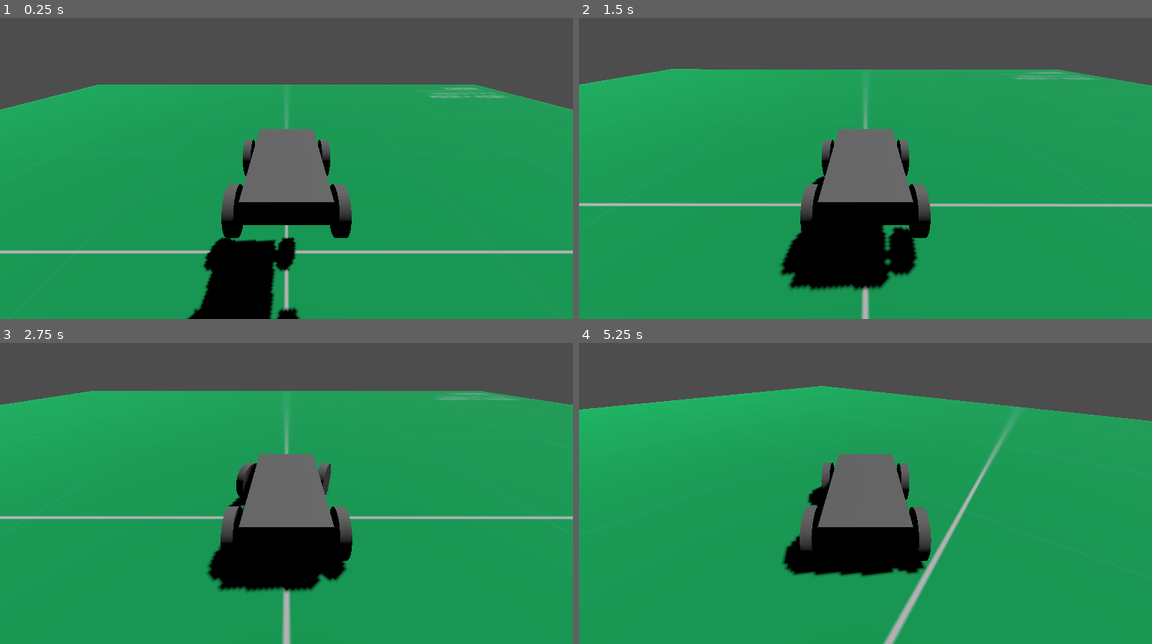
Above: before the commit, frames 1-4 (two rows, left to right).
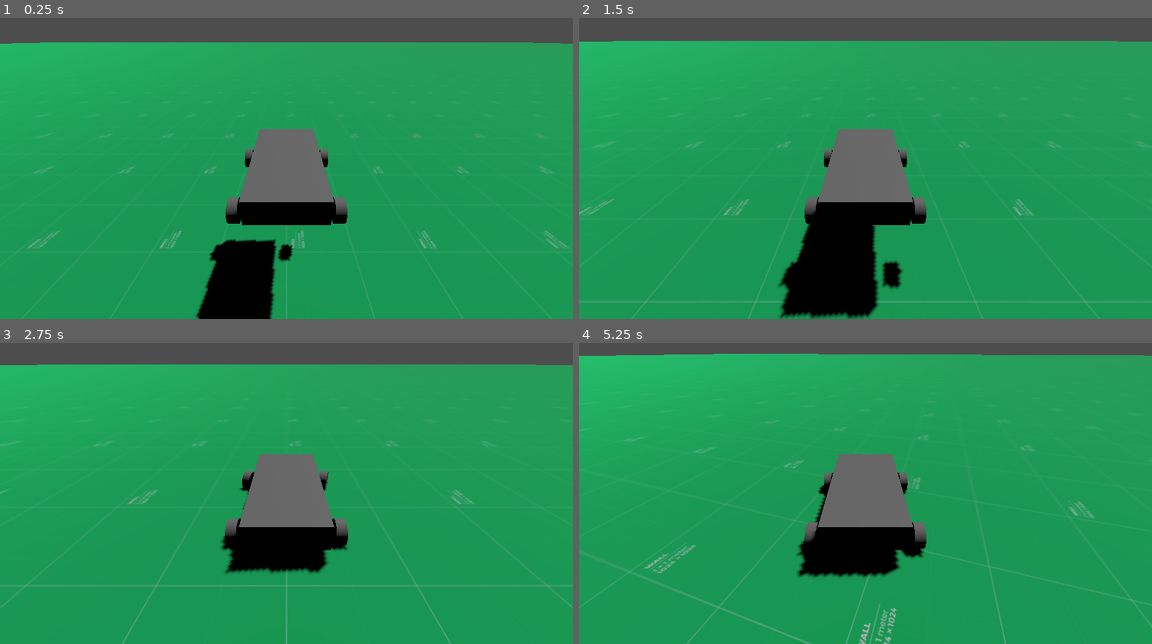
Above: after the commit, the same moments.

Repository: 4efk/new-mp-game
Game: Godot game, scene res://World/test_world_1.tscn
Two runs of this game, one before a commit and one after it. Both use one fixed random seed, a clock stepped at 60 frames per second and the inputs below.
Inputs:
- Up to frame 1 (0.25 s): no input
- Up to frame 2 (1.5 s): hold D (right) 0.53-1.28 s; hold Space (brake, bound only after the commit) from 1.28 s (still down)
- Up to frame 3 (2.75 s): release Space (brake, bound only after the commit) at 2.03 s; hold D (right) from 2.03 s (still down)
- Up to frame 4 (5.25 s): release D (right) at 2.78 s; hold W (forward) 2.78-3.53 s; hold A (left) 3.53-5.03 s; hold Space (brake, bound only after the commit) from 5.03 s (still down)

The runs differ from the first frame. In frame 1, 19% of the frame differs, in the area x 0-100%, y 8-100%; in frame 2, 17%; in frame 3, 15%; in frame 4, 20%, in the area x 0-100%, y 3-100%.

Commit message:
car work

Diff:
--- a/src/Vehicles/Car0/car_0.gd
+++ b/src/Vehicles/Car0/car_0.gd
@@ -1,8 +1,24 @@
 extends VehicleBody3D
 
 @export var speed = 4000
+@export var breaking_force = 150
+@export var steering_speed: float = 7.5
 
 func _physics_process(delta: float) -> void:
 	engine_force = Input.get_axis("forward", "backward") * speed
 
-	steering = Input.get_axis("right", "left") * PI/8
+	if Input.get_axis("right", "left"):
+		var tween = get_tree().create_tween()
+		tween.tween_property(self, 'steering', Input.get_axis("right", "left") * PI/10, 1/steering_speed)
+	else:
+		var tween = get_tree().create_tween()
+		tween.tween_property(self, 'steering', 0, 1/steering_speed)
+
+	brake = int(Input.is_action_pressed("brake")) * breaking_force
+
+	print($WheelFL.get_rpm())
+
+	#$WheelFL.brake = int(Input.is_action_pressed("brake")) * breaking_force
+	#$WheelFR.brake = int(Input.is_action_pressed("brake")) * breaking_force
+	#$WheelRL.brake = int(Input.is_action_pressed("brake")) * breaking_force
+	#$WheelRR.brake = int(Input.is_action_pressed("brake")) * breaking_force
--- a/src/World/test_world_1.tscn
+++ b/src/World/test_world_1.tscn
@@ -3,8 +3,11 @@
 [ext_resource type="Texture2D" uid="uid://cth0e770c3t23" path="res://Textures/PNG/Green/texture_01.png" id="1_vnlyp"]
 [ext_resource type="Script" path="res://Vehicles/Car0/car_0.gd" id="2_qgor5"]
 
-[sub_resource type="StandardMaterial3D" id="StandardMaterial3D_6fro5"]
+[sub_resource type="StandardMaterial3D" id="StandardMaterial3D_s82c1"]
 albedo_texture = ExtResource("1_vnlyp")
+uv1_scale = Vector3(0.25, 0.25, 0.25)
+uv1_triplanar = true
+uv1_world_triplanar = true
 
 [sub_resource type="BoxMesh" id="BoxMesh_v0oun"]
 size = Vector3(3, 0.5, 1.5)
@@ -13,14 +16,16 @@
 size = Vector3(3, 0.5, 1.5)
 
 [sub_resource type="CylinderMesh" id="CylinderMesh_8cehj"]
+top_radius = 0.25
+bottom_radius = 0.25
 height = 0.2
 
 [node name="TestWorld1" type="Node3D"]
 
 [node name="CSGBox3D" type="CSGBox3D" parent="."]
-material_override = SubResource("StandardMaterial3D_6fro5")
 use_collision = true
-size = Vector3(50, 1, 50)
+size = Vector3(500, 1, 500)
+material = SubResource("StandardMaterial3D_s82c1")
 
 [node name="DirectionalLight3D" type="DirectionalLight3D" parent="."]
 transform = Transform3D(0.707107, -0.612372, 0.353553, 0, 0.5, 0.866025, -0.707107, -0.612372, 0.353553, 0, 12.9892, 0)
@@ -43,52 +48,72 @@
 transform = Transform3D(1, 0, 0, 0, 1, 0, 0, 0, 1, 0, 0.5, 0)
 shape = SubResource("BoxShape3D_2j05r")
 
-[node name="VehicleWheel3D" type="VehicleWheel3D" parent="VehicleBody3D"]
+[node name="WheelRR" type="VehicleWheel3D" parent="VehicleBody3D"]
 transform = Transform3D(-4.37114e-08, 0, -1, 0, 1, 0, 1, 0, -4.37114e-08, -1, 0.25, 1)
 use_as_traction = true
-wheel_friction_slip = 0.9
-suspension_stiffness = 40.0
-suspension_max_force = 12000.0
+wheel_roll_influence = 0.4
+wheel_radius = 0.25
+wheel_friction_slip = 1.5
+suspension_travel = 0.5
+suspension_stiffness = 100.0
+suspension_max_force = 300000.0
+damping_compression = 0.93
+damping_relaxation = 0.98
 
-[node name="MeshInstance3D" type="MeshInstance3D" parent="VehicleBody3D/VehicleWheel3D"]
+[node name="MeshInstance3D" type="MeshInstance3D" parent="VehicleBody3D/WheelRR"]
 transform = Transform3D(-4.37114e-08, -1, 4.37114e-08, 1, -4.37114e-08, -4.37114e-08, 4.37114e-08, 4.37114e-08, 1, 0, 0, 0)
 mesh = SubResource("CylinderMesh_8cehj")
 
-[node name="VehicleWheel3D2" type="VehicleWheel3D" parent="VehicleBody3D"]
+[node name="WheelRL" type="VehicleWheel3D" parent="VehicleBody3D"]
 transform = Transform3D(-4.37114e-08, 0, -1, 0, 1, 0, 1, 0, -4.37114e-08, -1, 0.25, -1)
 use_as_traction = true
-wheel_friction_slip = 0.9
-suspension_stiffness = 40.0
-suspension_max_force = 12000.0
+wheel_roll_influence = 0.4
+wheel_radius = 0.25
+wheel_friction_slip = 1.5
+suspension_travel = 0.5
+suspension_stiffness = 100.0
+suspension_max_force = 300000.0
+damping_compression = 0.93
+damping_relaxation = 0.98
 
-[node name="MeshInstance3D2" type="MeshInstance3D" parent="VehicleBody3D/VehicleWheel3D2"]
+[node name="MeshInstance3D2" type="MeshInstance3D" parent="VehicleBody3D/WheelRL"]
 transform = Transform3D(-4.37114e-08, -1, 4.37114e-08, 1, -4.37114e-08, -4.37114e-08, 4.37114e-08, 4.37114e-08, 1, 0, 0, 0)
 mesh = SubResource("CylinderMesh_8cehj")
-skeleton = NodePath("../../VehicleWheel3D")
+skeleton = NodePath("../../WheelRR")
 
-[node name="VehicleWheel3D3" type="VehicleWheel3D" parent="VehicleBody3D"]
+[node name="WheelFL" type="VehicleWheel3D" parent="VehicleBody3D"]
 transform = Transform3D(-4.37114e-08, 0, -1, 0, 1, 0, 1, 0, -4.37114e-08, 1, 0.25, -1)
 use_as_steering = true
-wheel_friction_slip = 1.0
-suspension_stiffness = 40.0
-suspension_max_force = 12000.0
+wheel_roll_influence = 0.4
+wheel_radius = 0.25
+wheel_friction_slip = 1.5
+suspension_travel = 0.5
+suspension_stiffness = 100.0
+suspension_max_force = 300000.0
+damping_compression = 0.93
+damping_relaxation = 0.98
 
-[node name="MeshInstance3D3" type="MeshInstance3D" parent="VehicleBody3D/VehicleWheel3D3"]
+[node name="MeshInstance3D3" type="MeshInstance3D" parent="VehicleBody3D/WheelFL"]
 transform = Transform3D(-4.37114e-08, -1, 4.37114e-08, 1, -4.37114e-08, -4.37114e-08, 4.37114e-08, 4.37114e-08, 1, 0, 0, 0)
 mesh = SubResource("CylinderMesh_8cehj")
-skeleton = NodePath("../../VehicleWheel3D")
+skeleton = NodePath("../../WheelRR")
 
-[node name="VehicleWheel3D4" type="VehicleWheel3D" parent="VehicleBody3D"]
+[node name="WheelFR" type="VehicleWheel3D" parent="VehicleBody3D"]
 transform = Transform3D(-4.37114e-08, 0, -1, 0, 1, 0, 1, 0, -4.37114e-08, 1, 0.25, 1)
 use_as_steering = true
-wheel_friction_slip = 1.0
-suspension_stiffness = 40.0
-suspension_max_force = 12000.0
+wheel_roll_influence = 0.4
+wheel_radius = 0.25
+wheel_friction_slip = 1.5
+suspension_travel = 0.5
+suspension_stiffness = 100.0
+suspension_max_force = 300000.0
+damping_compression = 0.93
+damping_relaxation = 0.98
 
-[node name="MeshInstance3D4" type="MeshInstance3D" parent="VehicleBody3D/VehicleWheel3D4"]
+[node name="MeshInstance3D4" type="MeshInstance3D" parent="VehicleBody3D/WheelFR"]
 transform = Transform3D(-4.37114e-08, -1, 4.37114e-08, 1, -4.37114e-08, -4.37114e-08, 4.37114e-08, 4.37114e-08, 1, 0, 0, 0)
 mesh = SubResource("CylinderMesh_8cehj")
-skeleton = NodePath("../../VehicleWheel3D")
+skeleton = NodePath("../../WheelRR")
 
 [node name="Camera3D" type="Camera3D" parent="VehicleBody3D"]
 transform = Transform3D(-3.78552e-08, 0.5, -0.866025, 2.18557e-08, 0.866025, 0.5, 1, 0, -4.37114e-08, -4, 3, 0)
--- a/src/project.godot
+++ b/src/project.godot
@@ -34,7 +34,7 @@
 "events": [Object(InputEventKey,"resource_local_to_scene":false,"resource_name":"","device":-1,"window_id":0,"alt_press …(192 unchanged characters)…
 ]
 }
-jump={
+brake={
 "deadzone": 0.5,
 "events": [Object(InputEventKey,"resource_local_to_scene":false,"resource_name":"","device":-1,"window_id":0,"alt_press …(191 unchanged characters)…
 ]
